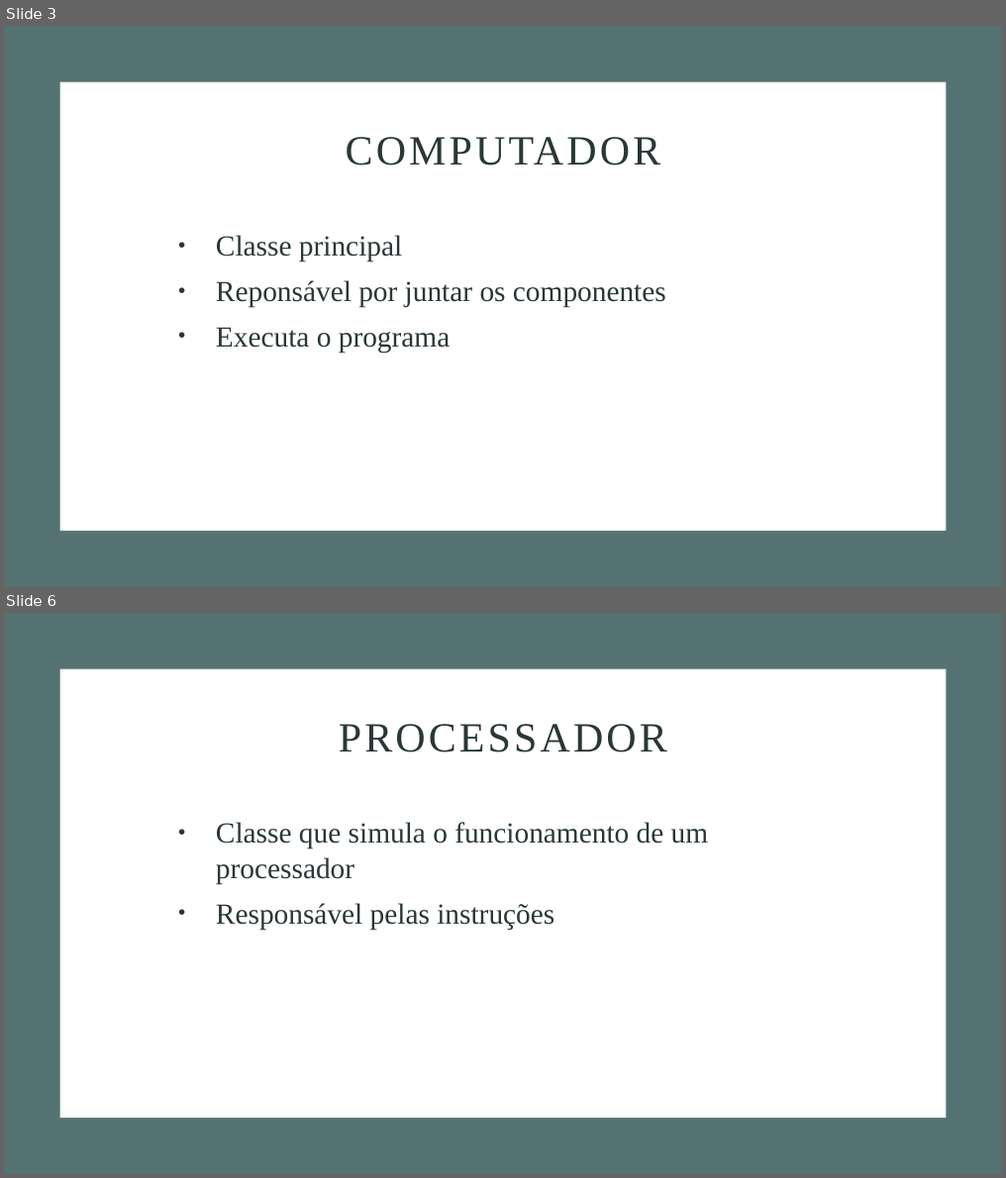
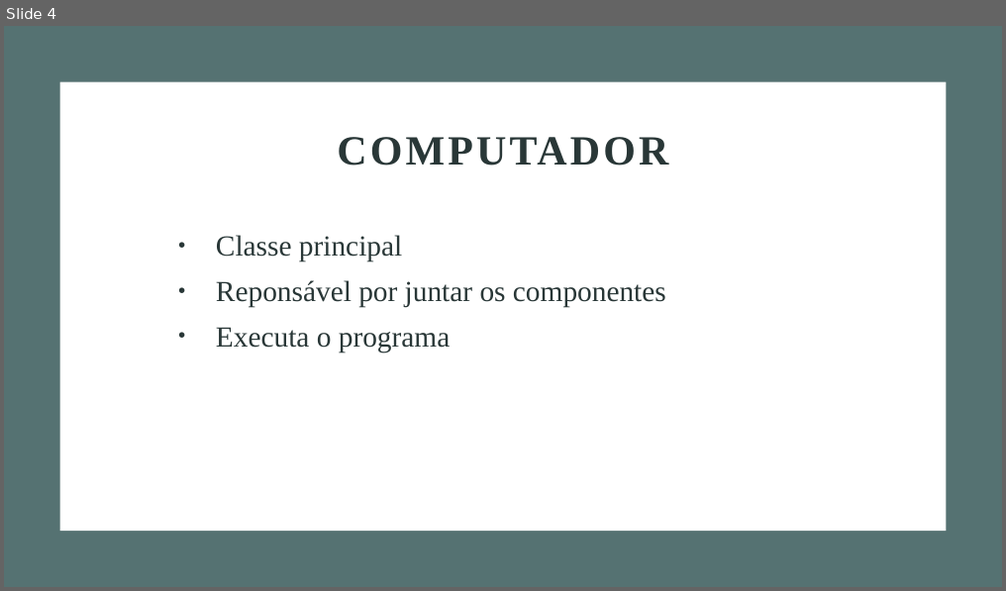
Before and after one commit to bbrez/ProjetoSO2, a slide deck: Apresentação - Sistemas Operacionais.pptx. Shown one above the other, each under a label of ours: slides 3 and 6 before the commit, slide 4 after it; the slides between them are not shown. The pictures are 1006x1178 and 1006x591 pixels, drawn with LibreOffice and Linux fonts; fonts in the diff are those of the drawing. Boxes give left, top, right and bottom in pixels: in the first picture for what was removed or moved away, otherwise in the second. Text is boxed around its words. In the diff, an @@ line names an element or a change of style, - is before the commit and + after.

```diff
--- a/Apresentação - Sistemas Operacionais.pptx
+++ b/Apresentação - Sistemas Operacionais.pptx
@@ slide 6 removed at (x1=4, y1=613, x2=1002, y2=1174), background #FFFFFF @@
@@ rectangle removed at (x1=4, y1=613, x2=1002, y2=1174) @@
@@ rectangle removed at (x1=60, y1=669, x2=945, y2=1118) @@
@@ title removed at (x1=339, y1=724, x2=667, y2=753) @@
-PROCESSADOR
@@ subtitle removed at (x1=216, y1=822, x2=709, y2=930) @@
-• Classe que simula o funcionamento de um processador
-• Responsável pelas instruções
@@ what was slide 3 is now slide 4 @@
@@ slide 4 changed as well @@
@@ title "COMPUTADOR" at (x1=337, y1=137, x2=668, y2=166): bold on @@
```
Also in this commit, not shown: 6 other slides changed, 2 other slides removed, 1 other file.
